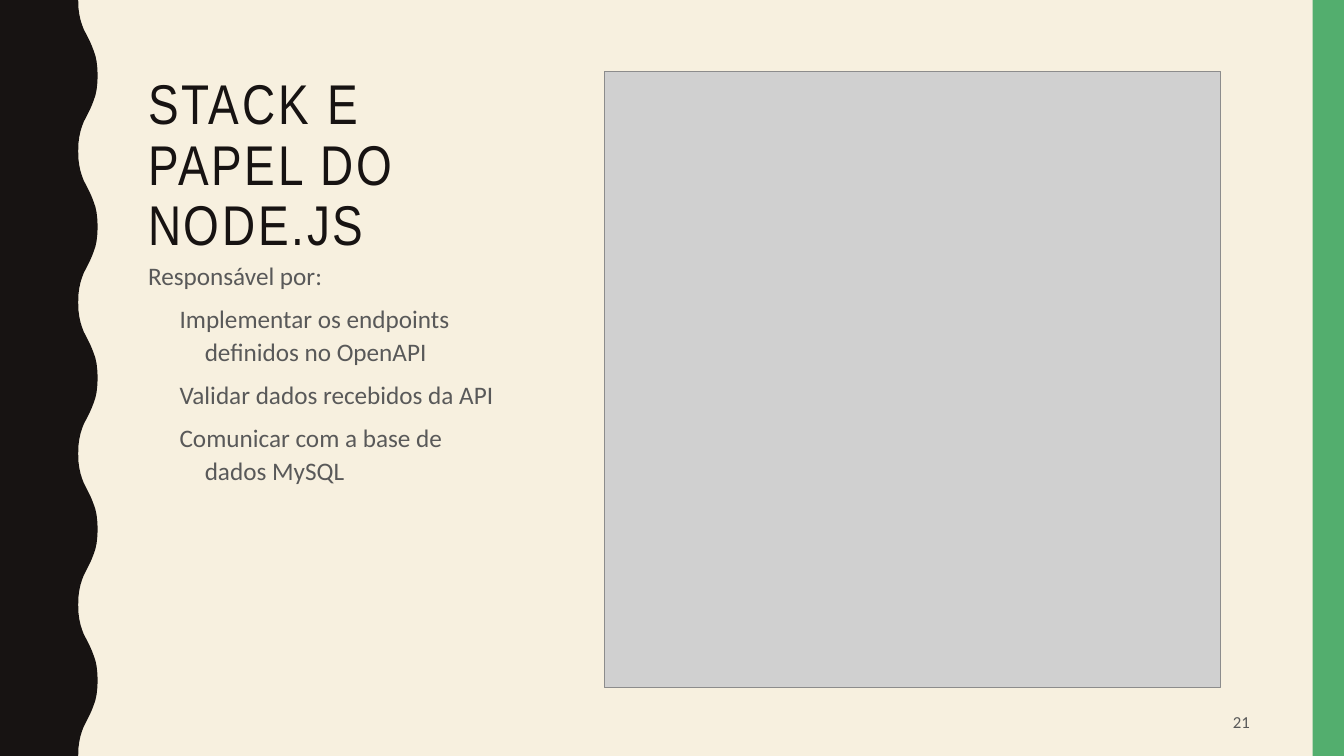
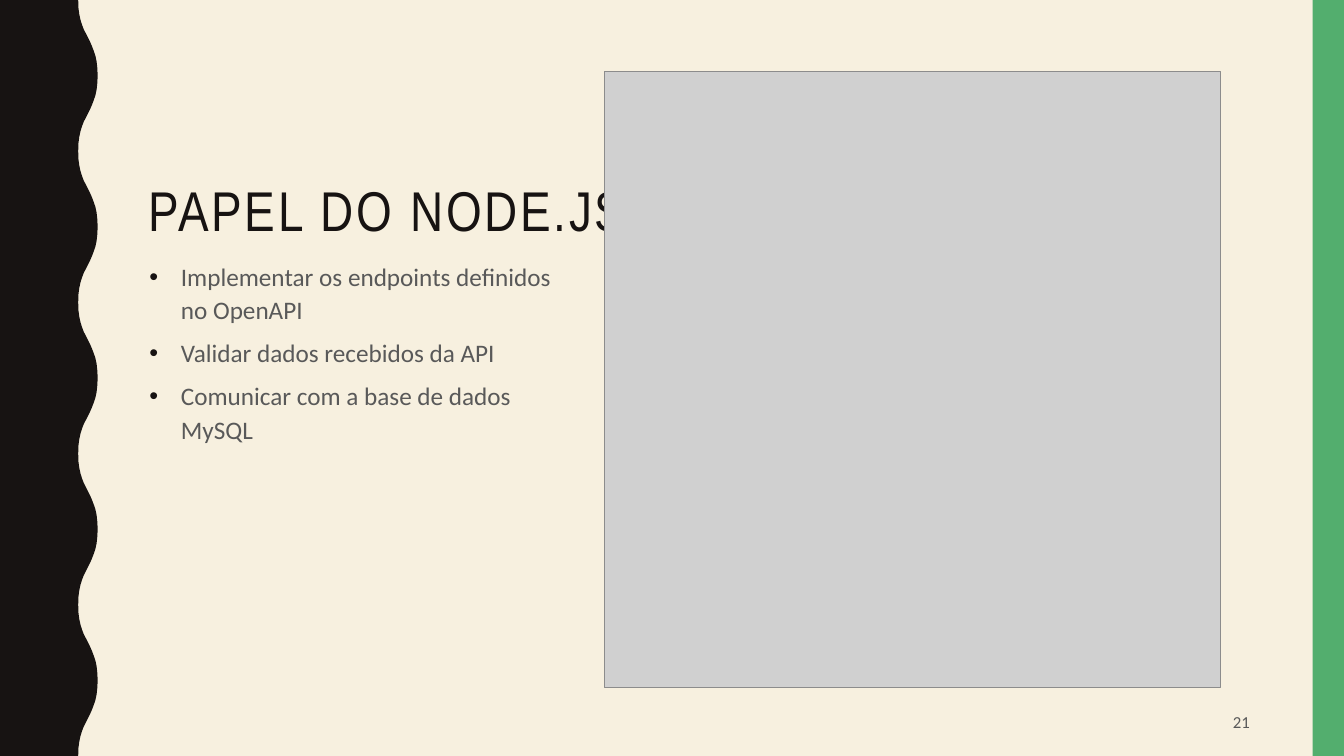
Before and after one commit to inf25dw1g31/M2, a slide deck: slide 21 of presentation/Car4Me.pptx. Drawn at 1344x756 pixels with LibreOffice and Linux fonts; fonts in the diff are those of the drawing; grey boxes stand for pictures. Boxes give left, top, right and bottom in pixels: in the first picture for what was removed or moved away, otherwise in the second. Text is boxed around its words. In the diff, an @@ line names an element or a change of style, - is before the commit and + after.

```diff
--- a/presentation/Car4Me.pptx
+++ b/presentation/Car4Me.pptx
@@ title at (148, 186, 625, 241): text changed @@
-STACK E PAPEL DO NODE.JS
+PAPEL DO NODE.JS
@@ text "Implementar os endpoints definidos no ...": place and size @@
-text "Implementar os endpoints definidos no ..." at (148, 267, 493, 484)
+text "Implementar os endpoints definidos no ..." at (181, 268, 550, 443)
@@ text "Implementar os endpoints definidos no ..." at (181, 268, 550, 443): bullet none to • @@
@@ text at (148, 267, 322, 289): paragraph removed @@
-Responsável por:
```
Also in this commit, not shown: 4 other slides changed, 4 slides added, 2 slides removed.
